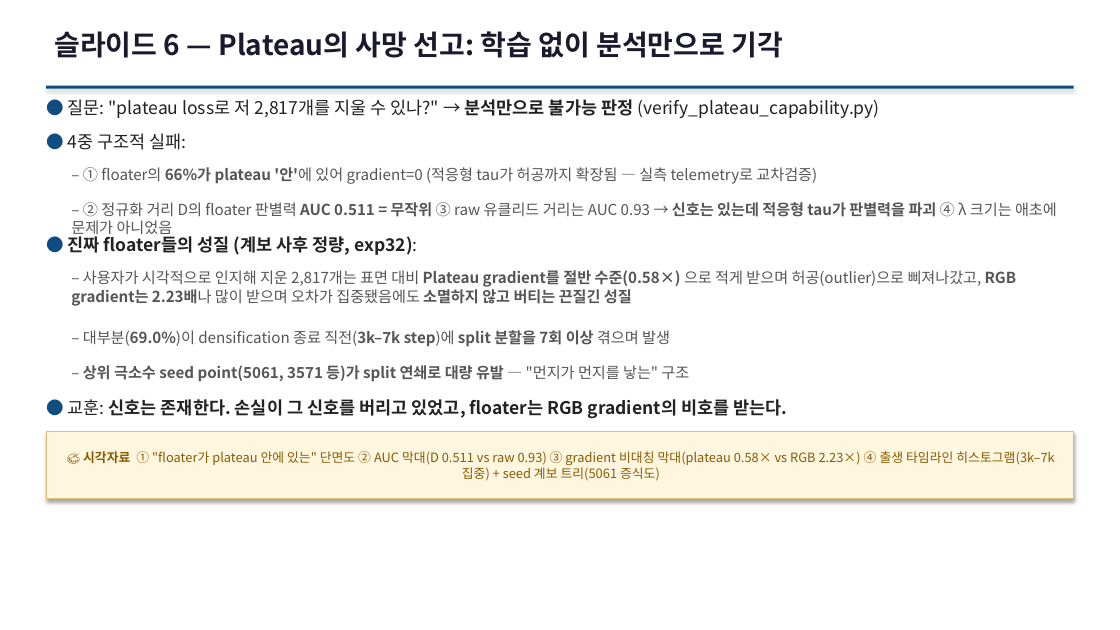
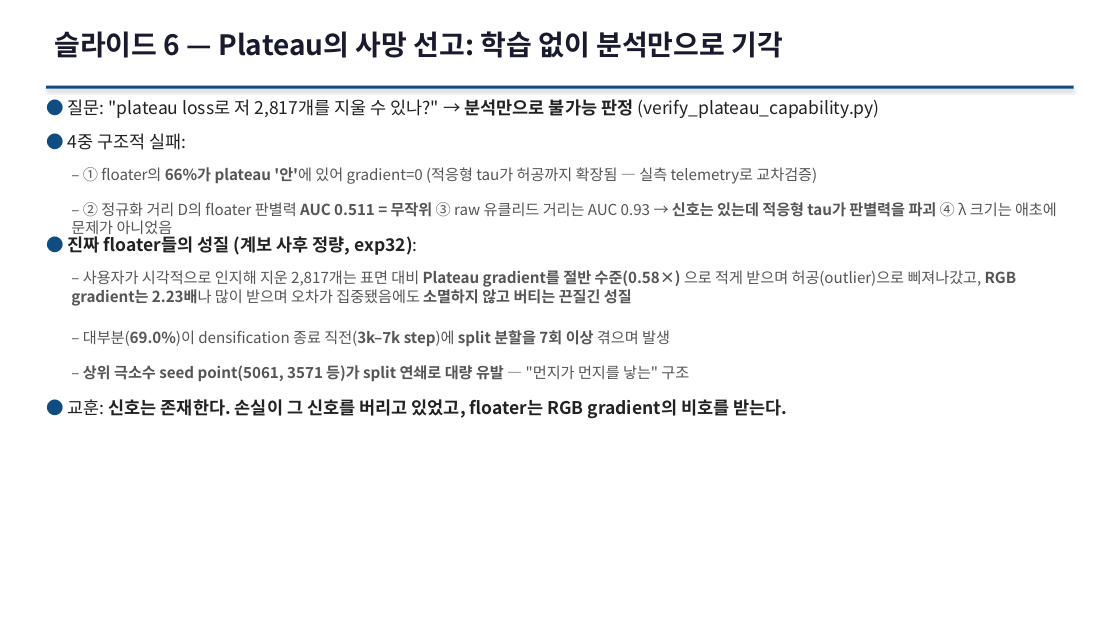
Before and after one commit to sawo0150/gs_floaterLab, a slide deck: slide 12 of context/ppt/gs_floater_deck.pptx (slide 11 before the commit). Drawn at 1120x630 pixels with LibreOffice and Linux fonts; fonts in the diff are those of the drawing. Boxes give left, top, right and bottom in pixels: in the first picture for what was removed or moved away, otherwise in the second. Text is boxed around its words. In the diff, an @@ line names an element or a change of style, - is before the commit and + after.

```diff
--- a/context/ppt/gs_floater_deck.pptx
+++ b/context/ppt/gs_floater_deck.pptx
@@ rectangle removed at <box>46,432,1074,499</box> @@
-🎨 시각자료 ① "floater가 plateau 안에 있는" 단면도 ② AUC 막대(D 0.511 vs raw 0.93) ③ gradient 비대칭 막대(plateau 0.58× vs RGB 2.23×) ④ 출생 타임라인 히스토그램(3k–7k 집중) + seed 계보 트리(5061 증식도)
```
Also in this commit, not shown: 39 other slides changed, 15 slides added, 2 slides removed, 18 other files.
